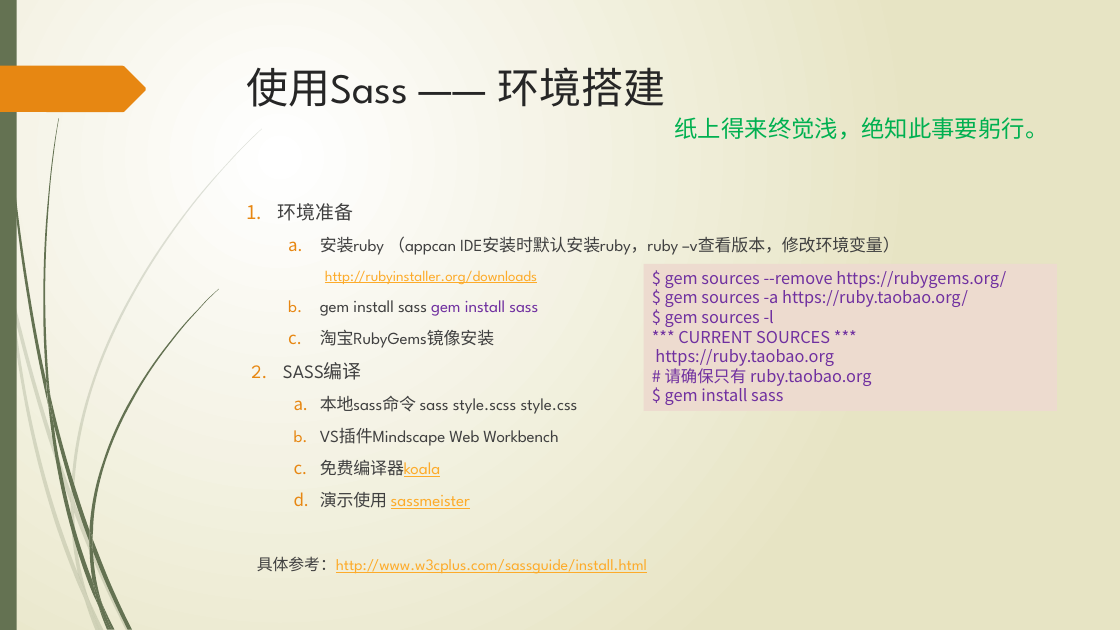
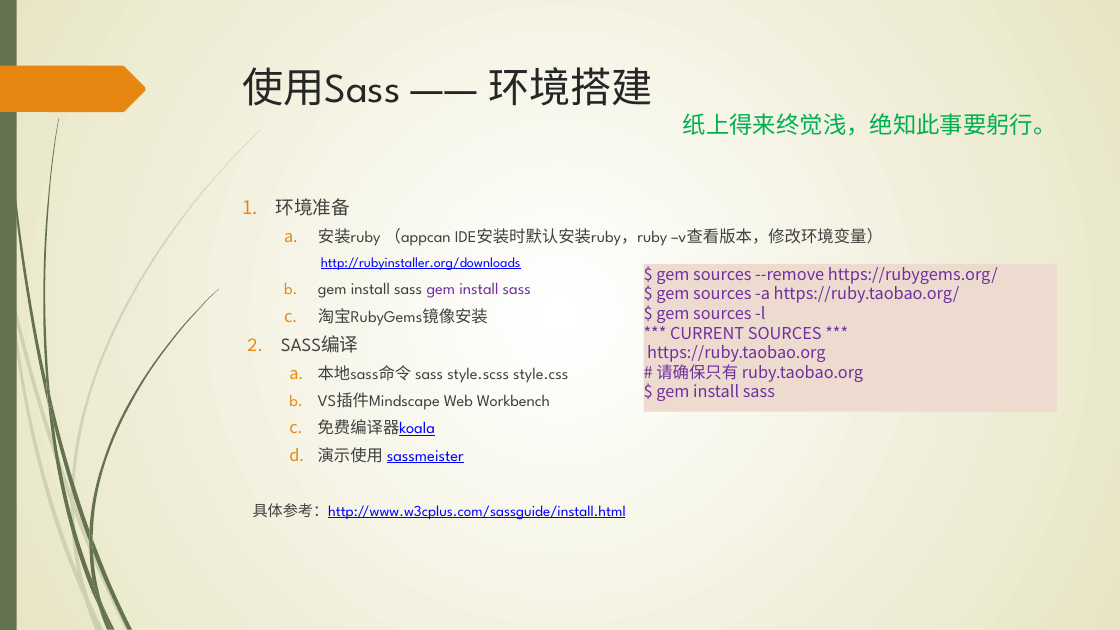
Before and after one commit to wangweihui/sassdemo, a slide deck: slide 7 of SASS愈行愈远.pptx (slide 6 before the commit). Drawn at 1120x630 pixels with LibreOffice and Linux fonts; fonts in the diff are those of the drawing. Boxes give left, top, right and bottom in pixels: in the first picture for what was removed or moved away, otherwise in the second. Text is boxed around its words. In the diff, an @@ line names an element or a change of style, - is before the commit and + after.

```diff
--- a/SASS愈行愈远.pptx
+++ b/SASS愈行愈远.pptx
@@ background gradient #FFFFFF to #E8E6C4 to gradient #FFFFFF to #E8E5C4 @@
@@ title "使用Sass —— 环境搭建" at [242, 67, 653, 106]: size 36 to 35.3 pt @@
@@ text "纸上得来终觉浅，绝知此事要躬行。": place and size @@
-text "纸上得来终觉浅，绝知此事要躬行。" at [675, 117, 1049, 140]
+text "纸上得来终觉浅，绝知此事要躬行。" at [683, 113, 1057, 136]
@@ text "环境准备" at [253, 198, 883, 520]: size 16.1 to 16 pt in "环境准备", "SASS编译"; size 14.4 to 14 pt in "安装ruby （appcan IDE安装时默认安装ruby，ruby –v查看版本，修改环境变量）", "gem install sass gem install sass", "淘宝RubyGems镜像安装", "本地sass命令 sass style.scss style.css" and 3 more places; size 12.8 to 12 pt in "http://rubyinstaller.org/downloads"; text colour #FDAB2A to #0000FF in "http://rubyinstaller.org/downloads", "免费编译器koala", "sassmeister", "具体参考：http://www.w3cplus.com/sassguide/install.html"; size 13.6 to 13 pt in "具体参考：http://www.w3cplus.com/sassguide/install.html"; indent changed; line spacing 1 to 0.8 @@
@@ freeform shape at [89, 289, 218, 539]: outline redrawn @@
```
Also in this commit, not shown: 10 other slides changed, 1 slide added.
